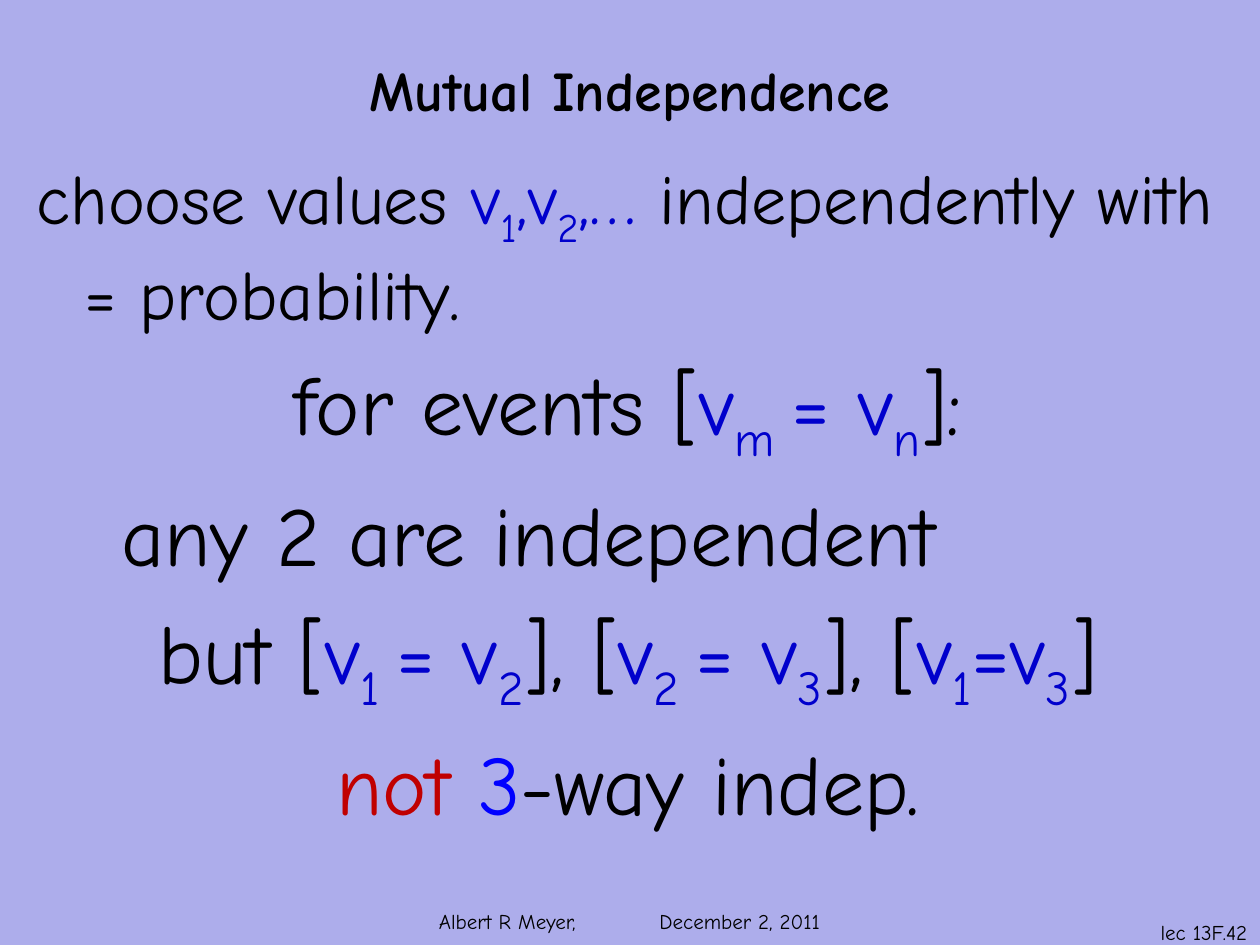
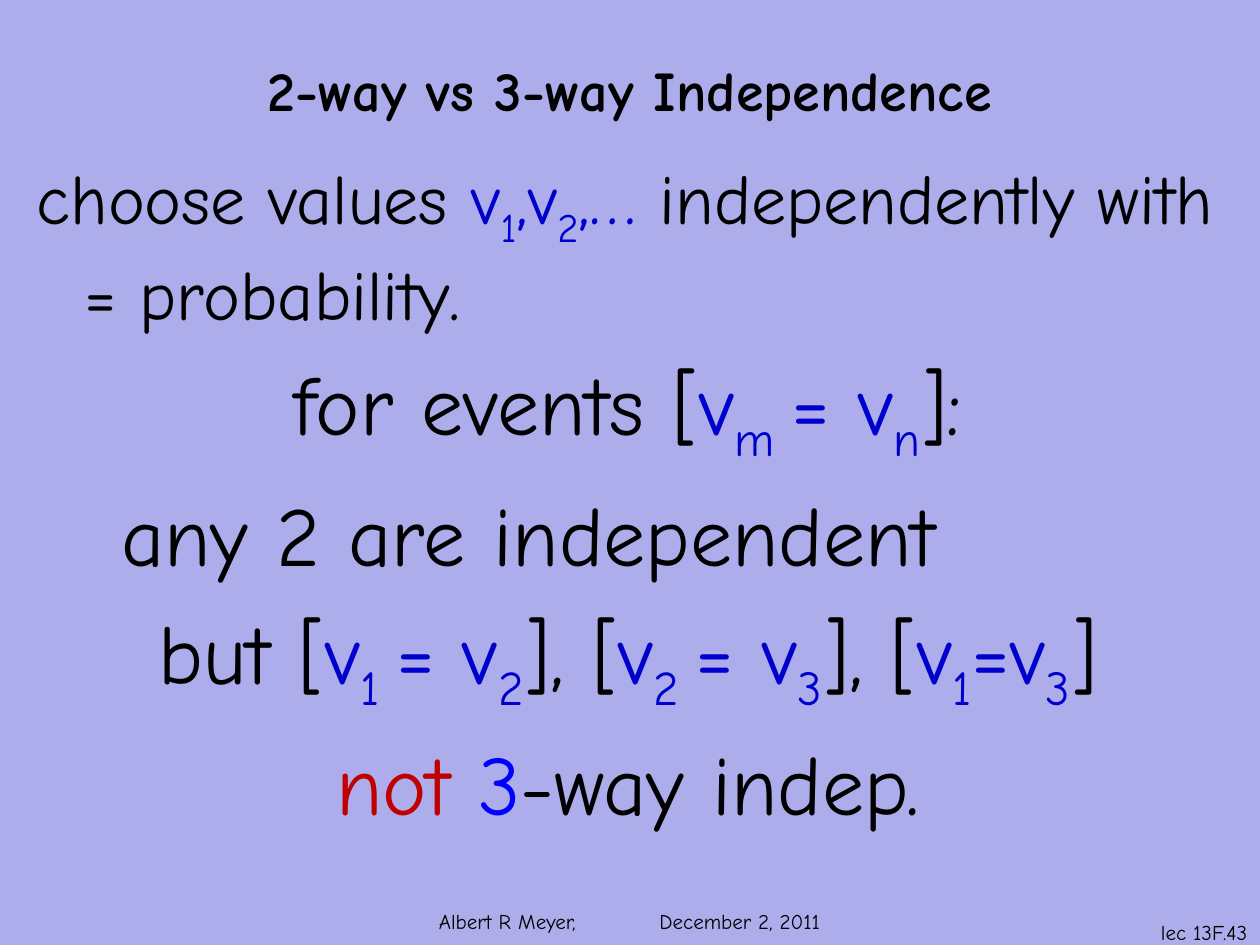
Before and after one commit to armeyer/mcs_web, a slide deck: slide 43 of fall11/slidesF11/slides13f.pptx (slide 42 before the commit). Drawn at 1260x945 pixels with LibreOffice and Linux fonts; fonts in the diff are those of the drawing; background and template pictures are left out. Boxes give left, top, right and bottom in pixels: in the first picture for what was removed or moved away, otherwise in the second. Text is boxed around its words. In the diff, an @@ line names an element or a change of style, - is before the commit and + after.

```diff
--- a/fall11/slidesF11/slides13f.pptx
+++ b/fall11/slidesF11/slides13f.pptx
@@ title at [267,73,992,122]: text changed @@
-Mutual Independence
+2-way vs 3-way Independence
@@ page number at [1161,925,1247,940]: text changed @@
-lec 13F.42
+lec 13F.43
```
Also in this commit, not shown: 5 other slides changed, 2 slides added.
